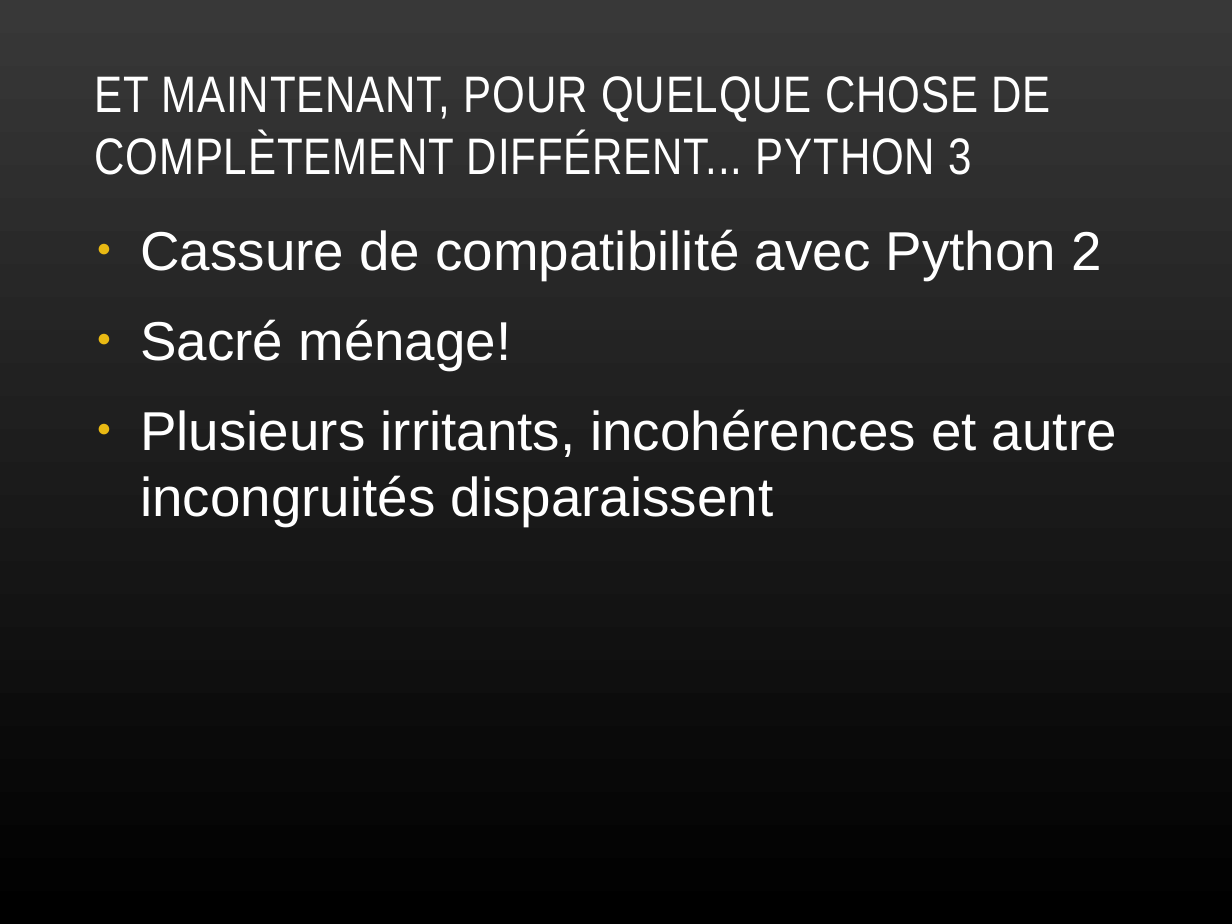
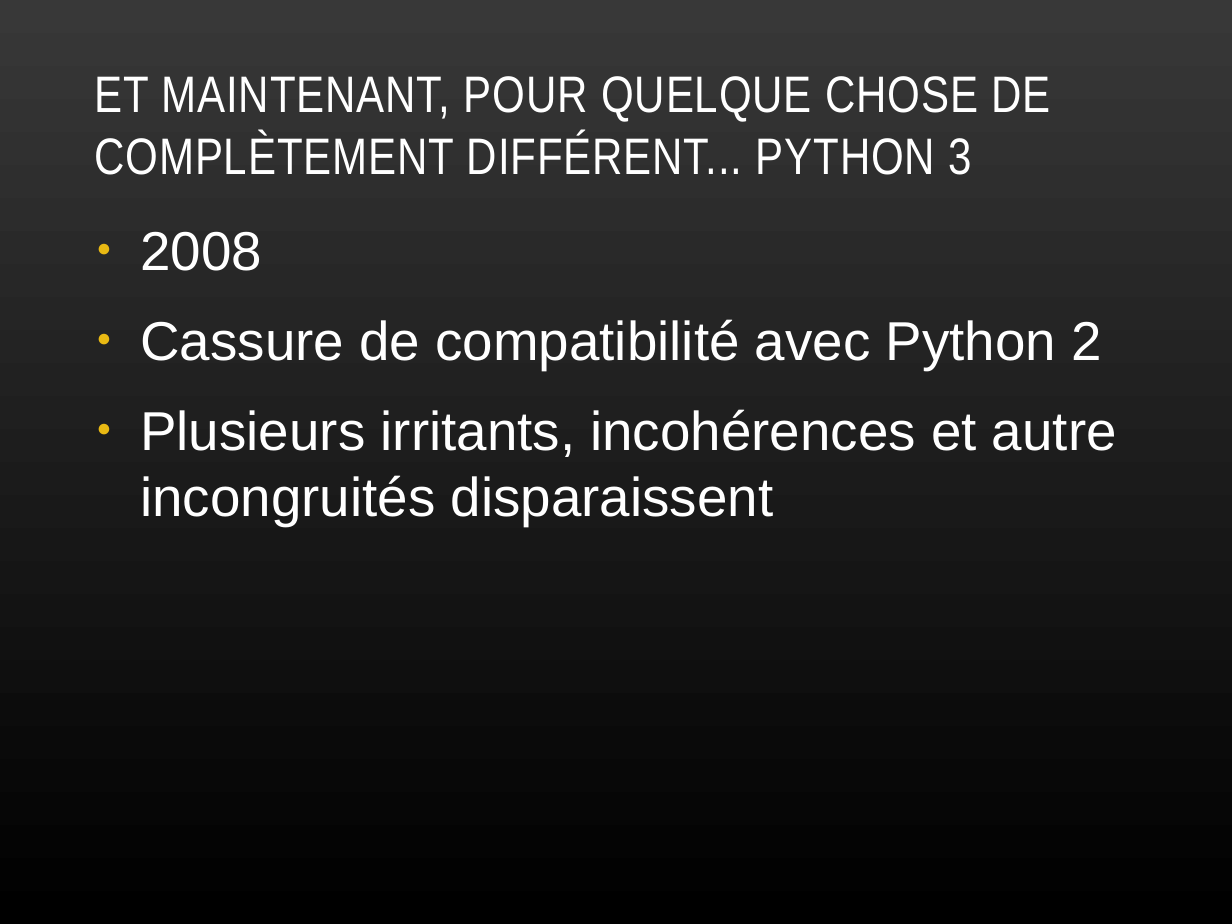
Before and after one commit to plafrance/netacad_python, a slide deck: slide 9 of python.odp. Drawn at 1232x924 pixels with LibreOffice and Linux fonts; fonts in the diff are those of the drawing. Boxes give left, top, right and bottom in pixels: in the first picture for what was removed or moved away, otherwise in the second. Text is boxed around its words. In the diff, an @@ line names an element or a change of style, - is before the commit and + after.

```diff
--- a/python.odp
+++ b/python.odp
@@ text at [140,231,262,271]: paragraph added @@
+● 2008
@@ text at [140,319,511,370]: paragraph removed @@
-● Sacré ménage!
```
Also in this commit, not shown: 16 other slides changed, 2 slides added.
